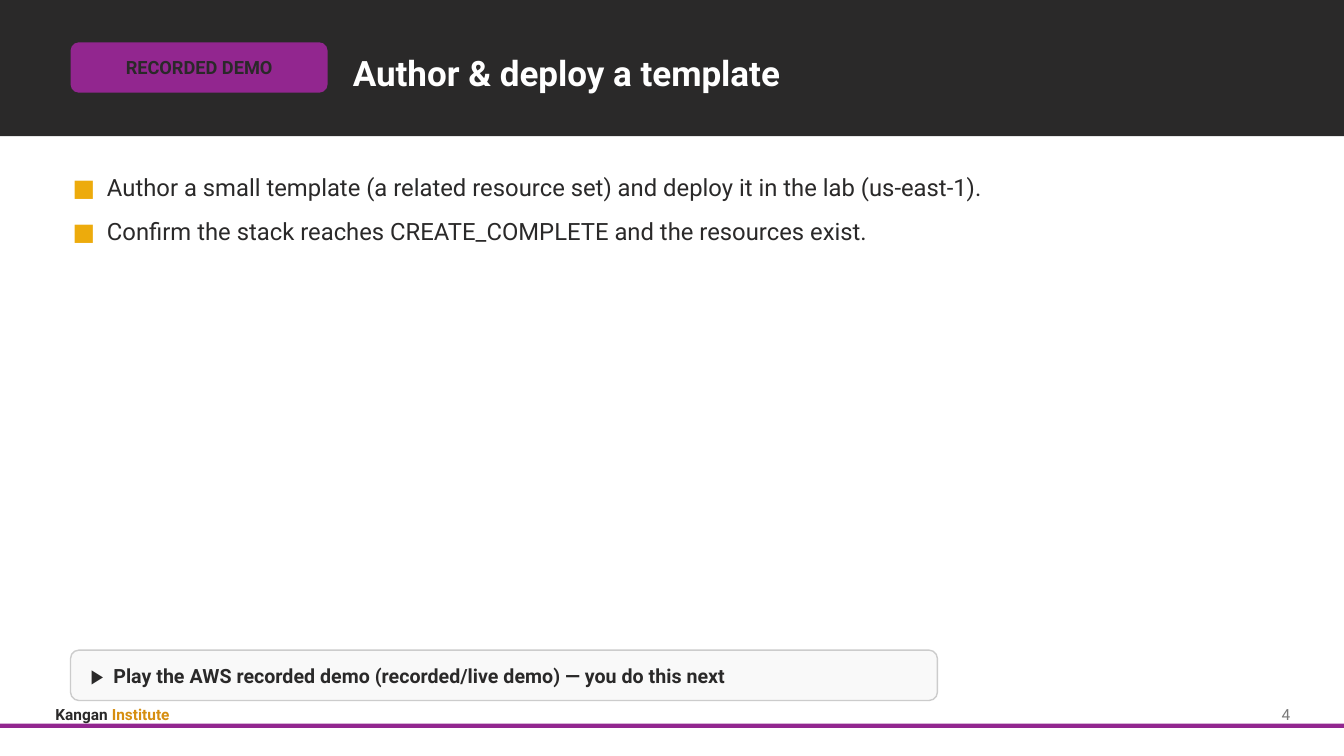
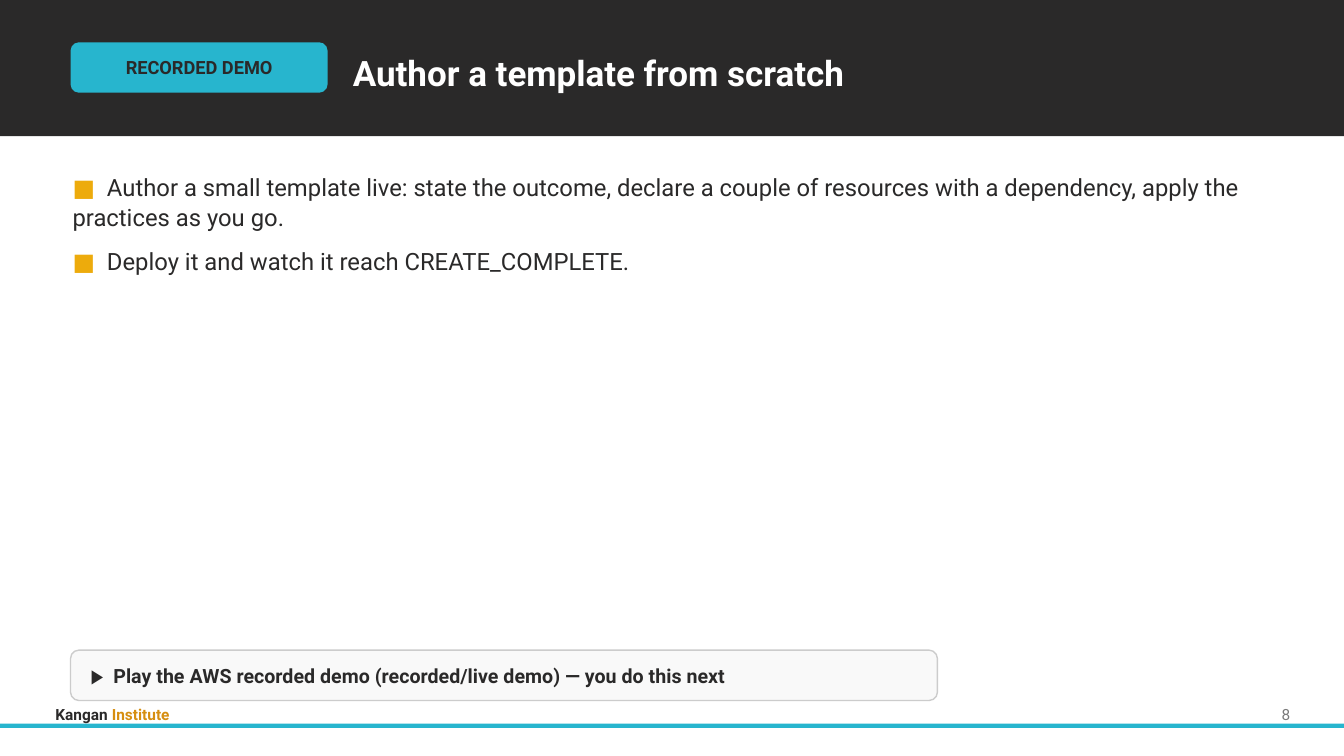
Before and after one commit to Digital-Initiatives-Kangan-Institute/diploma-cloud-cyber-content-s1, a slide deck: slide 11 of S1-CL2-Cloud-Disaster-Recovery/delivery/topic_07/Topic_07_Slides.pptx (slide 6 before the commit). Drawn at 1344x756 pixels with LibreOffice and Linux fonts; fonts in the diff are those of the drawing. Boxes give left, top, right and bottom in pixels: in the first picture for what was removed or moved away, otherwise in the second. Text is boxed around its words. In the diff, an @@ line names an element or a change of style, - is before the commit and + after.

```diff
--- a/S1-CL2-Cloud-Disaster-Recovery/delivery/topic_07/Topic_07_Slides.pptx
+++ b/S1-CL2-Cloud-Disaster-Recovery/delivery/topic_07/Topic_07_Slides.pptx
@@ rounded rectangle "RECORDED DEMO" at (71, 42, 328, 93): fill #92268F to #27B5CE @@
@@ text at (353, 59, 844, 93): text changed @@
-Author & deploy a template
+Author a template from scratch
@@ text at (73, 178, 1239, 275): text changed @@
-■ Author a small template (a related resource set) and deploy it in the lab (us-east-1).
-■ Confirm the stack reaches CREATE_COMPLETE and the resources exist.
+■ Author a small template live: state the outcome, declare a couple of resources with a dependency, apply the practices as you go.
+■ Deploy it and watch it reach CREATE_COMPLETE.
@@ text at (1282, 709, 1291, 725): text changed @@
-4
+8
@@ rectangle at (0, 724, 1344, 728): fill #92268F to #27B5CE @@
```
Also in this commit, not shown: 14 other slides changed, 17 slides added, 2 slides removed, 36 other files.
